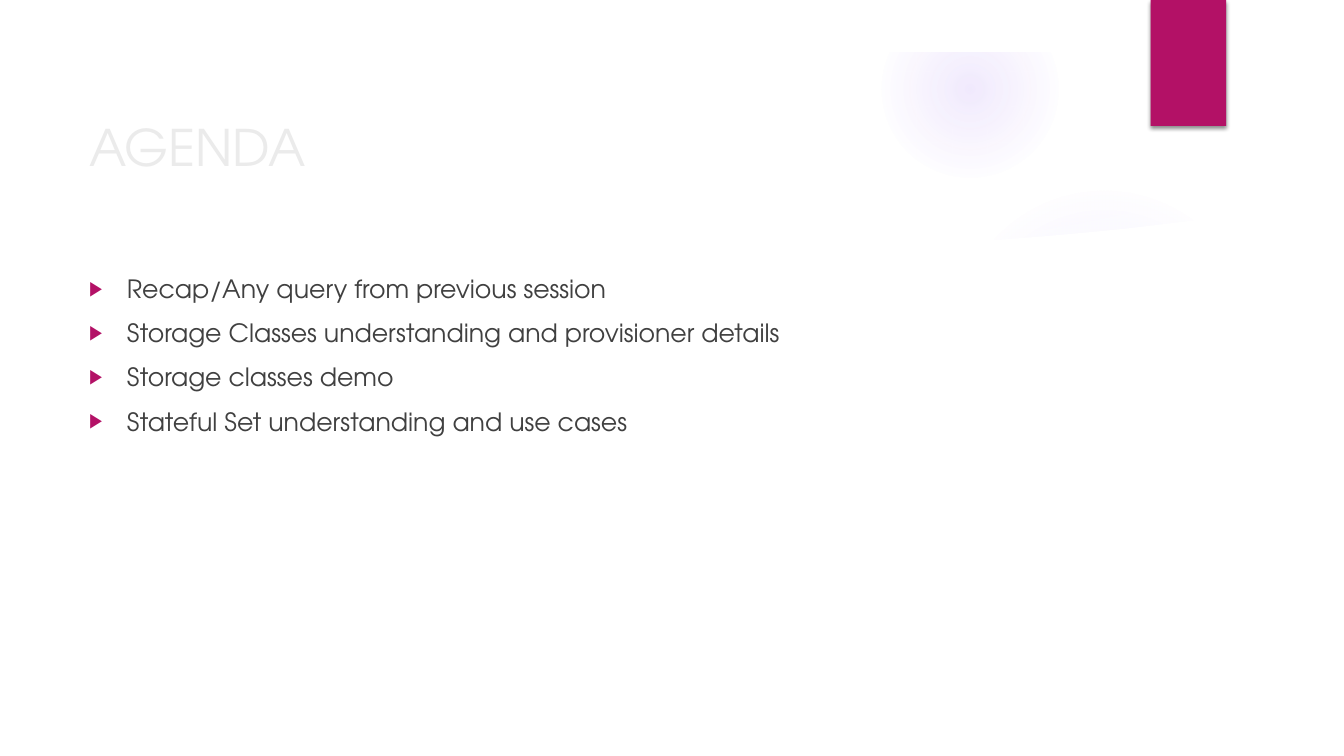
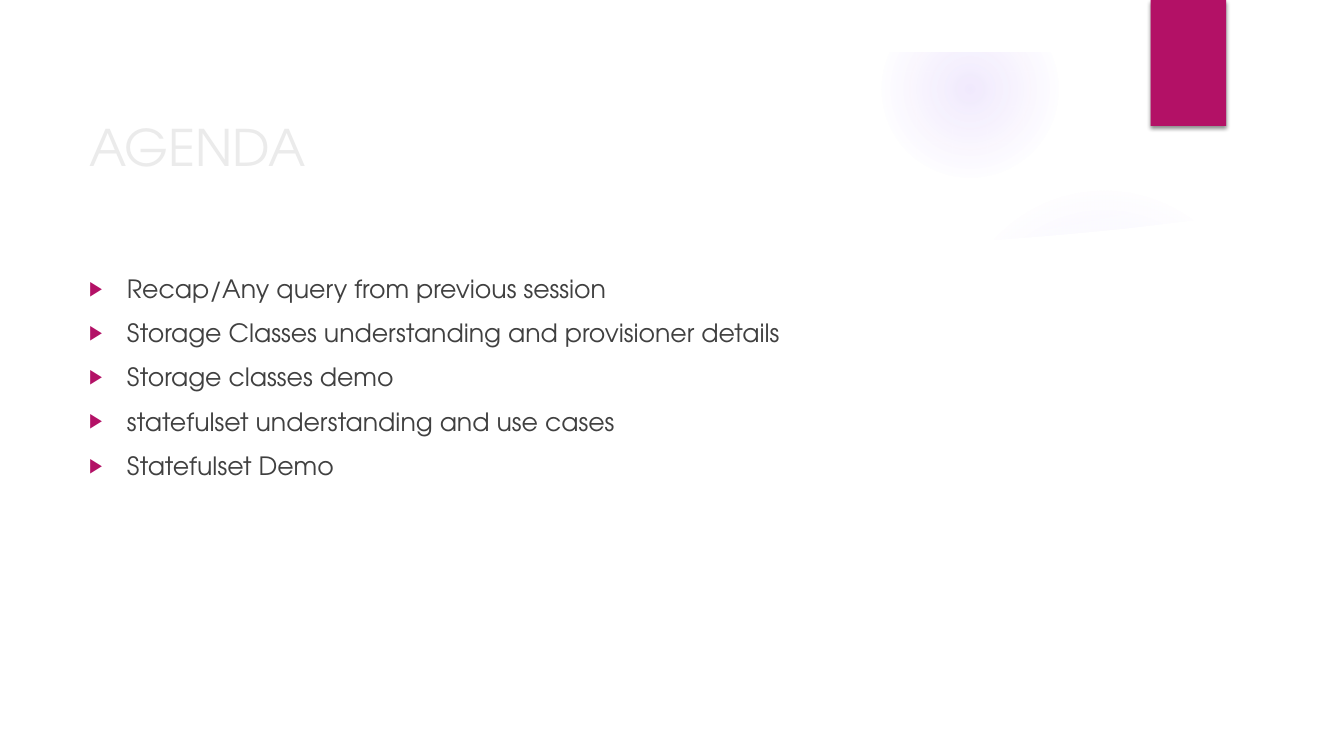
Before and after one commit to deepkumartraining/docker-k8s-April23, a slide deck: slide 2 of Day33/DockerAndKubernetes_Training-Day33.pptx. Drawn at 1344x756 pixels with LibreOffice and Linux fonts; fonts in the diff are those of the drawing; background and template pictures are left out. Boxes give left, top, right and bottom in pixels: in the first picture for what was removed or moved away, otherwise in the second. Text is boxed around its words. In the diff, an @@ line names an element or a change of style, - is before the commit and + after.

```diff
--- a/Day33/DockerAndKubernetes_Training-Day33.pptx
+++ b/Day33/DockerAndKubernetes_Training-Day33.pptx
@@ text at (127, 412, 614, 476): text changed @@
-▶ Stateful Set understanding and use cases
+▶ statefulset understanding and use cases
+▶ Statefulset Demo
```
Also in this commit, not shown: 2 other slides changed, 17 other files.
